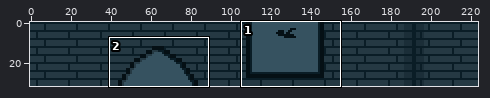
One commit to this sprite sheet: Janp/Load/Texture/Map/BackMap2/BackMap.png. Above, an overview of the earlier version with the close-up marked.
Close-up. Earlier state:
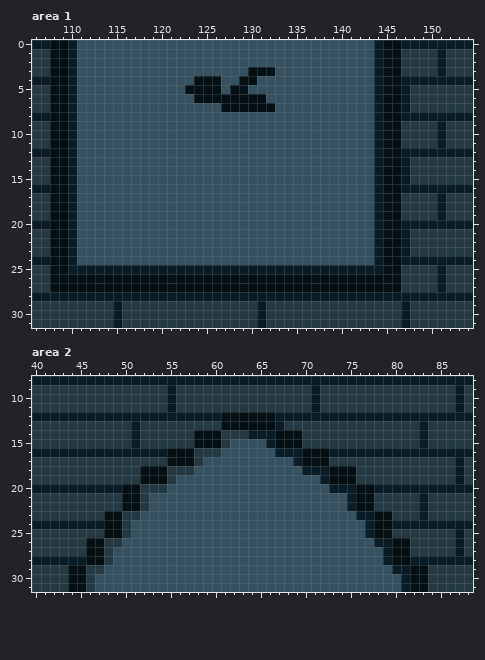
The file is 224x32 pixels. Shown: area 1: x 106..154, y 0..31; area 2: x 40..88, y 8..31.
The result:
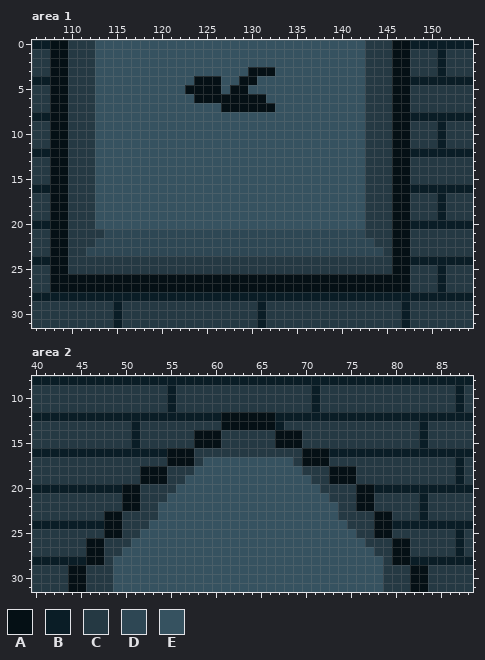
Palette (. is transparent): A #051015  B #0a1d26  C #253943  D #2e4754  E #365260
Difference:
Area 1:
y 0: x 110..112 BEE -> CCC; x 143..145 EBA -> CCC; x 147 B -> A
y 1..3: x 110..112 BEE -> CCC; x 143..145 EBA -> CCC; x 147 C -> A
y 4..8: x 110..112 BEE -> CCC; x 143..145 EBA -> CCC; x 147 B -> A
y 9..11: x 110..112 BEE -> CCC; x 143..145 EBA -> CCC; x 147 C -> A
y 12..16: x 110..112 BEE -> CCC; x 143..145 EBA -> CCC; x 147 B -> A
y 17..19: x 110..112 BEE -> CCC; x 143..145 EBA -> CCC; x 147 C -> A
y 20: x 110..112 BEE -> CCC; x 143..145 EBA -> CCC; x 147 B -> A
y 21: x 110..145 BEEEEEEEEEEEEEEEEEEEEEEEEEEEEEEEEEBA -> CCCCDDDDDDDDDDDDDDDDDDDDDDDDDDDDDCCC; x 147 B -> A
y 22: x 110..145 BEEEEEEEEEEEEEEEEEEEEEEEEEEEEEEEEEBA -> CCCDDDDDDDDDDDDDDDDDDDDDDDDDDDDDDDCC; x 147 B -> A
y 23: x 110..145 BEEEEEEEEEEEEEEEEEEEEEEEEEEEEEEEEEBA -> CCDDDDDDDDDDDDDDDDDDDDDDDDDDDDDDDDDC; x 147 B -> A
y 24: x 110..145 BEEEEEEEEEEEEEEEEEEEEEEEEEEEEEEEEEBA -> CCCCCCCCCCCCCCCCCCCCCCCCCCCCCCCCCCCC; x 147 B -> A
y 25: x 110..145 BBBBBBBBBBBBBBBBBBBBBBBBBBBBBBBBBBBA -> CCCCCCCCCCCCCCCCCCCCCCCCCCCCCCCCCCCC; x 147 C -> A
y 26..27: x 147 C -> A
Area 2:
y 14: x 64..66 BBB -> CCC
y 15: x 62..66 EEEEB -> CCCCC
y 16: x 61..69 EEEEEEBBB -> CCCCCCCCC
y 17: x 69 B -> C
y 18: x 70..72 BBB -> CCC
y 19: x 56 E -> C; x 71..72 EB -> CC
y 20: x 55 E -> C; x 72..75 EBBB -> CCCC
y 21: x 53..54 EE -> CC; x 73..75 EEB -> CCC
y 22: x 53 E -> C; x 74..75 EB -> CC
y 23: x 52..53 EE -> CC; x 74..77 EEBB -> CCCC
y 24: x 51..52 EE -> CC; x 75..77 EEB -> CCC
y 25: x 51 E -> C; x 76..77 EB -> CC
y 26: x 50 E -> C; x 77..79 EBB -> CCC
y 27: x 49 E -> C; x 78..79 EB -> CC
y 28: x 79 B -> C
y 29: x 48 E -> C; x 79..81 EBB -> CCC
y 30..31: x 47..48 EE -> CC; x 79..81 EEB -> CCC
Boxes around the changes in both close-ups, in picture pixels (x1, y1, x2, y2):
changed: (68, 40, 410, 292)
changed: (221, 430, 410, 592)
changed: (95, 475, 185, 592)
